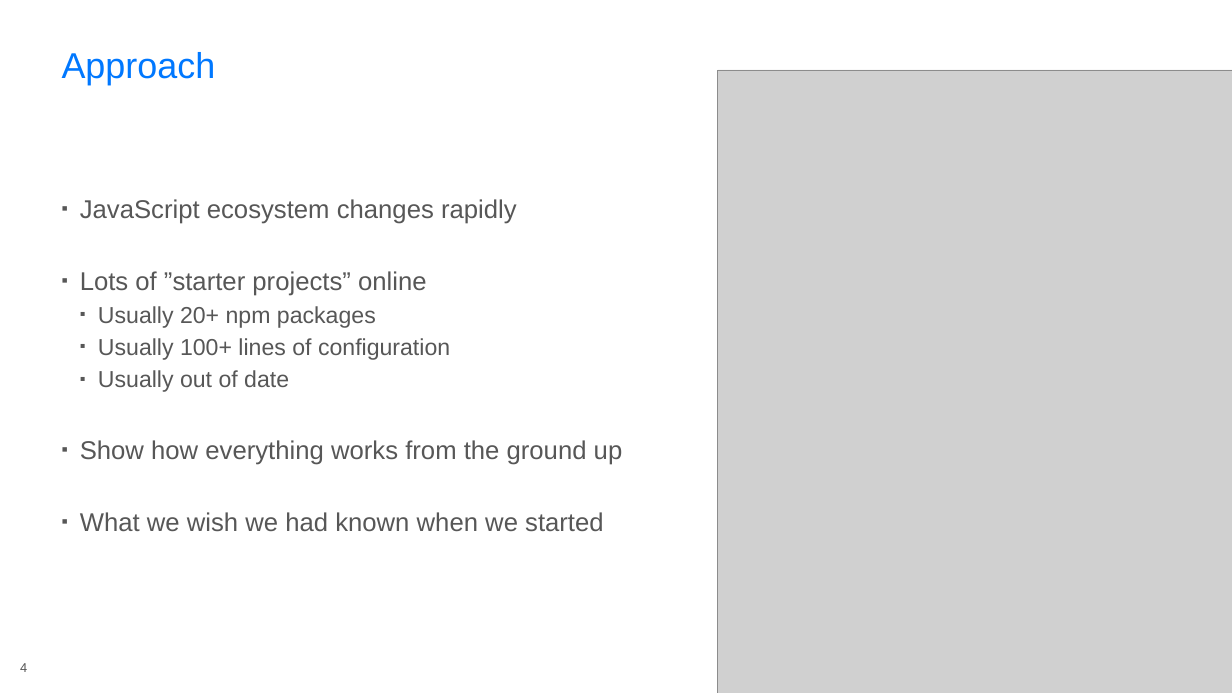
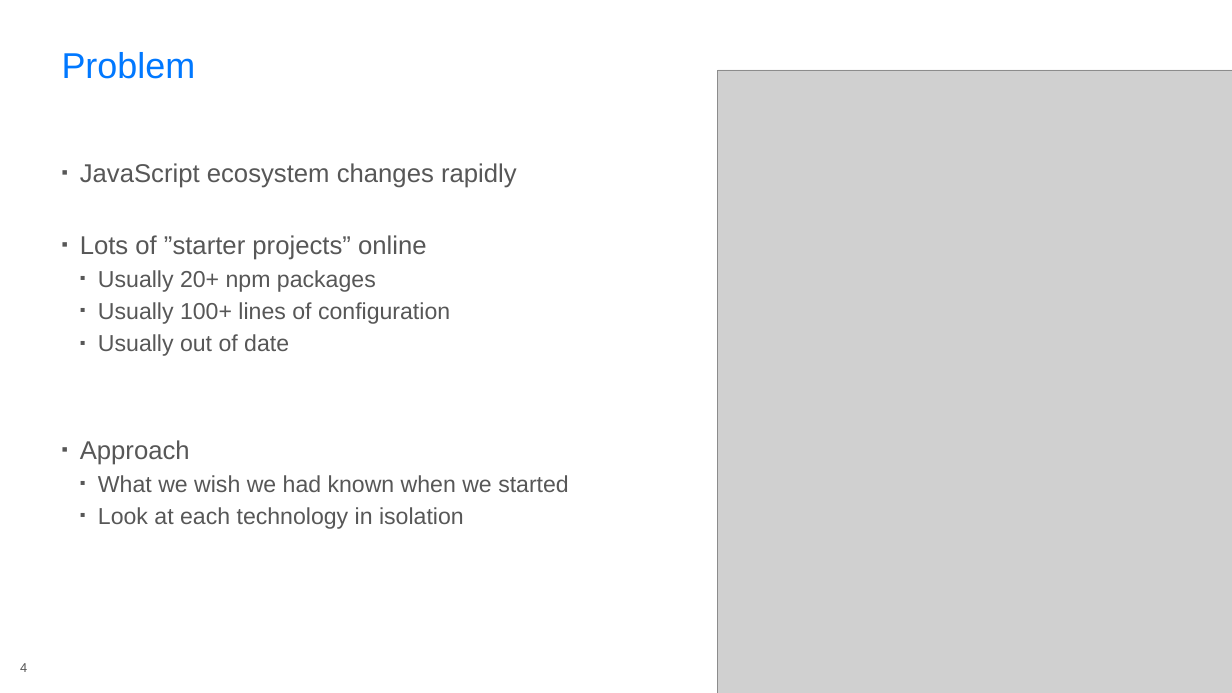
Before and after one commit to rasmuskl/react-webpack-typescript, a slide deck: slide 4 of 20170331-microsoft-60min/_notes/Presentation.pptx. Drawn at 1232x693 pixels with LibreOffice and Linux fonts; fonts in the diff are those of the drawing; grey boxes stand for pictures; background and template pictures are left out. Boxes give left, top, right and bottom in pixels: in the first picture for what was removed or moved away, otherwise in the second. Text is boxed around its words. In the diff, an @@ line names an element or a change of style, - is before the commit and + after.

```diff
--- a/20170331-microsoft-60min/_notes/Presentation.pptx
+++ b/20170331-microsoft-60min/_notes/Presentation.pptx
@@ title at <box>62,52,196,79</box>: text changed @@
-Approach
+Problem
@@ text at <box>80,440,190,465</box>: text changed @@
-▪ Show how everything works from the ground up
+▪ Approach
@@ text at <box>98,475,569,492</box>: size 20 to 18 pt in "What we wish we had known when ..."; list level 1 to 2 in "What we wish we had ..." @@
@@ text at <box>98,507,464,529</box>: paragraph added @@
+  ▪ Look at each technology in isolation
```
Also in this commit, not shown: 4 other slides changed, 1 slide added, 2 other files.
